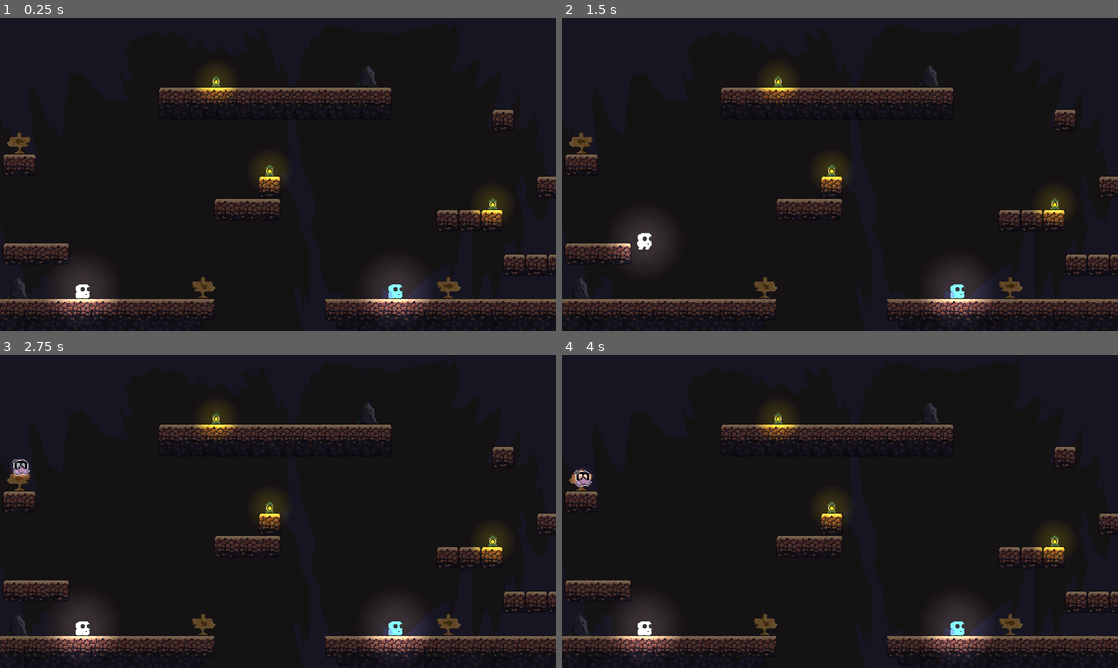
Above: before the commit, frames 1-4 (two rows, left to right).
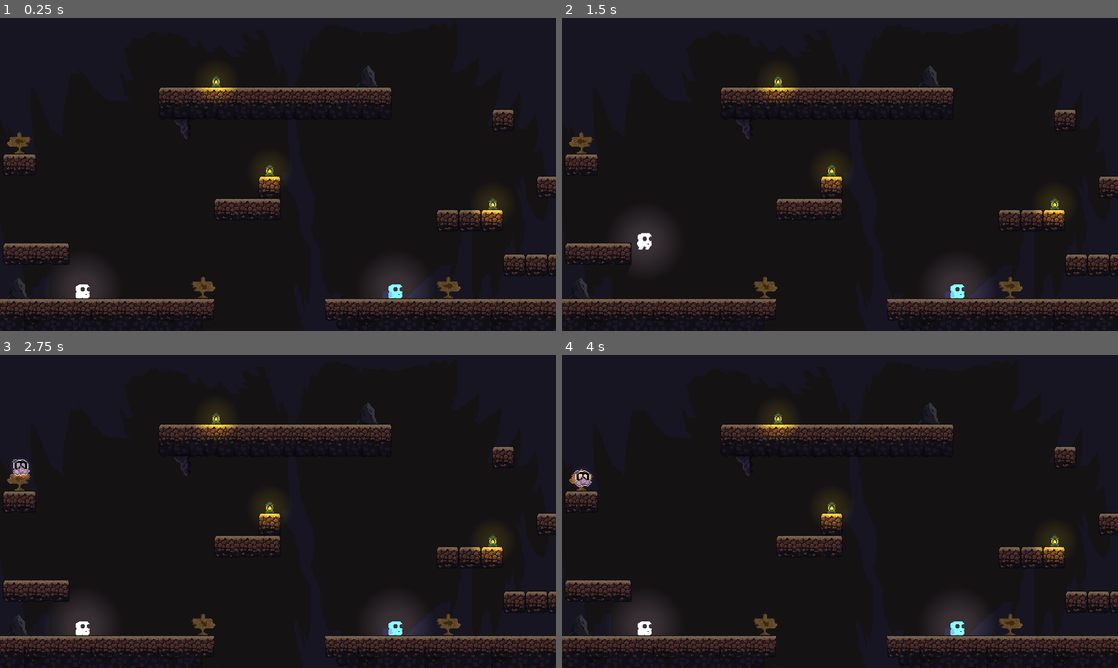
Above: after the commit, the same moments.

Repository: ViniTeider/BeneathTheMask
Game: Godot game, scene res://scenes/world.tscn
Two runs of this game, one before a commit and one after it. Both use one fixed random seed, a clock stepped at 60 frames per second and the inputs below.
Inputs:
- Up to frame 1 (0.25 s): no input
- Up to frame 2 (1.5 s): tap Enter at 0.5 s; tap Space at 1.25 s
- Up to frame 3 (2.75 s): no input
- Up to frame 4 (4 s): no input

The runs differ from the first frame. In frame 1, 1.1% of the frame differs, in the area x 1-91%, y 19-97%; in frame 2, 0.7%; in frame 3, 1.1%; in frame 4, 1.1%.

Commit message:
feat: shadows on the tilesets

Diff:
--- a/scenes/Lamp.tscn
+++ b/scenes/Lamp.tscn
@@ -17,6 +17,6 @@
 texture = ExtResource("1_gosxj")
 
 [node name="PointLight2D" type="PointLight2D" parent="." unique_id=1693503846]
-position = Vector2(9.536743e-07, -2.3841858e-07)
 color = Color(0.97405916, 0.9853517, 0, 1)
+energy = 0.79
 texture = SubResource("GradientTexture2D_63omg")
--- a/scenes/MainTileLayer.tscn
+++ b/scenes/MainTileLayer.tscn
@@ -3,144 +3,397 @@
 [ext_resource type="Texture2D" uid="uid://nrgumrhx6o04" path="res://TileSets/tileset.png" id="1_qdexo"]
 
 [sub_resource type="PhysicsMaterial" id="PhysicsMaterial_ket0p"]
+
+[sub_resource type="OccluderPolygon2D" id="OccluderPolygon2D_j817f"]
+polygon = PackedVector2Array(-8, -8, 8, -8, 8, 8, -8, 8)
+
+[sub_resource type="OccluderPolygon2D" id="OccluderPolygon2D_hmgvc"]
+polygon = PackedVector2Array(-8, -8, 8, -8, 8, 8, -8, 8)
+
+[sub_resource type="OccluderPolygon2D" id="OccluderPolygon2D_uqe15"]
+polygon = PackedVector2Array(-8, -8, 8, -8, 8, 8, -8, 8)
+
+[sub_resource type="OccluderPolygon2D" id="OccluderPolygon2D_52sq8"]
+polygon = PackedVector2Array(-8, -8, 8, -8, 8, 8, -8, 8)
+
+[sub_resource type="OccluderPolygon2D" id="OccluderPolygon2D_rhirn"]
+polygon = PackedVector2Array(-8, -8, 8, -8, 8, 8, -8, 8)
+
+[sub_resource type="OccluderPolygon2D" id="OccluderPolygon2D_bio84"]
+polygon = PackedVector2Array(-8, -8, 8, -8, 8, 8, -8, 8)
+
+[sub_resource type="OccluderPolygon2D" id="OccluderPolygon2D_svmda"]
+polygon = PackedVector2Array(-8, -8, 8, -8, 8, 8, -8, 8)
+
+[sub_resource type="OccluderPolygon2D" id="OccluderPolygon2D_cd04q"]
+polygon = PackedVector2Array(-8, -8, 8, -8, 8, 8, -8, 8)
+
+[sub_resource type="OccluderPolygon2D" id="OccluderPolygon2D_7qxb4"]
+polygon = PackedVector2Array(-8, -8, 8, -8, 8, 8, -8, 8)
+
+[sub_resource type="OccluderPolygon2D" id="OccluderPolygon2D_7p0da"]
+polygon = PackedVector2Array(-8, -8, 8, -8, 8, 8, -8, 8)
+
+[sub_resource type="OccluderPolygon2D" id="OccluderPolygon2D_f1qi0"]
+polygon = PackedVector2Array(-8, -8, 8, -8, 8, 8, -8, 8)
+
+[sub_resource type="OccluderPolygon2D" id="OccluderPolygon2D_spmtp"]
+polygon = PackedVector2Array(-8, -8, 8, -8, 8, 8, -8, 8)
+
+[sub_resource type="OccluderPolygon2D" id="OccluderPolygon2D_fi880"]
+polygon = PackedVector2Array(-8, -8, 8, -8, 8, 8, -8, 8)
+
+[sub_resource type="OccluderPolygon2D" id="OccluderPolygon2D_yti60"]
+polygon = PackedVector2Array(-8, -8, 8, -8, 8, 8, -8, 8)
+
+[sub_resource type="OccluderPolygon2D" id="OccluderPolygon2D_4sr8q"]
+polygon = PackedVector2Array(-8, -8, 8, -8, 8, 8, -8, 8)
+
+[sub_resource type="OccluderPolygon2D" id="OccluderPolygon2D_nysnu"]
+polygon = PackedVector2Array(-8, -8, 8, -8, 8, 8, -8, 8)
+
+[sub_resource type="OccluderPolygon2D" id="OccluderPolygon2D_samw0"]
+polygon = PackedVector2Array(-8, -8, 8, -8, 8, 8, -8, 8)
+
+[sub_resource type="OccluderPolygon2D" id="OccluderPolygon2D_0i80b"]
+polygon = PackedVector2Array(-8, -8, 8, -8, 8, 8, -8, 8)
+
+[sub_resource type="OccluderPolygon2D" id="OccluderPolygon2D_s3bu5"]
+polygon = PackedVector2Array(-8, -8, 8, -8, 8, 8, -8, 8)
+
+[sub_resource type="OccluderPolygon2D" id="OccluderPolygon2D_m3xn0"]
+polygon = PackedVector2Array(-8, -8, 8, -8, 8, 8, -8, 8)
+
+[sub_resource type="OccluderPolygon2D" id="OccluderPolygon2D_vlu4k"]
+polygon = PackedVector2Array(-8, -8, 8, -8, 8, 8, -8, 8)
+
+[sub_resource type="OccluderPolygon2D" id="OccluderPolygon2D_cxr32"]
+polygon = PackedVector2Array(-8, -8, 8, -8, 8, 8, -8, 8)
+
+[sub_resource type="OccluderPolygon2D" id="OccluderPolygon2D_xbyqd"]
+polygon = PackedVector2Array(-8, -8, 8, -8, 8, 8, -8, 8)
+
+[sub_resource type="OccluderPolygon2D" id="OccluderPolygon2D_j6nap"]
+polygon = PackedVector2Array(-8, -8, 8, -8, 8, 8, -8, 8)
+
+[sub_resource type="OccluderPolygon2D" id="OccluderPolygon2D_b5wri"]
+polygon = PackedVector2Array(-8, -8, 8, -8, 8, 8, -8, 8)
+
+[sub_resource type="OccluderPolygon2D" id="OccluderPolygon2D_lhfcp"]
+polygon = PackedVector2Array(-8, -8, 8, -8, 8, 8, -8, 8)
+
+[sub_resource type="OccluderPolygon2D" id="OccluderPolygon2D_hclho"]
+polygon = PackedVector2Array(-8, -8, 8, -8, 8, 8, -8, 8)
+
+[sub_resource type="OccluderPolygon2D" id="OccluderPolygon2D_drswt"]
+polygon = PackedVector2Array(-8, -8, 8, -8, 8, 8, -8, 8)
+
+[sub_resource type="OccluderPolygon2D" id="OccluderPolygon2D_eko7p"]
+polygon = PackedVector2Array(-8, -8, 8, -8, 8, 8, -8, 8)
+
+[sub_resource type="OccluderPolygon2D" id="OccluderPolygon2D_qes1a"]
+polygon = PackedVector2Array(-8, -8, 8, -8, 8, 8, -8, 8)
+
+[sub_resource type="OccluderPolygon2D" id="OccluderPolygon2D_nu0wl"]
+polygon = PackedVector2Array(-8, -8, 8, -8, 8, 8, -8, 8)
+
+[sub_resource type="OccluderPolygon2D" id="OccluderPolygon2D_pqa1d"]
+polygon = PackedVector2Array(-8, -8, 8, -8, 8, 8, -8, 8)
+
+[sub_resource type="OccluderPolygon2D" id="OccluderPolygon2D_7lf30"]
+polygon = PackedVector2Array(-8, -8, 8, -8, 8, 8, -8, 8)
+
+[sub_resource type="OccluderPolygon2D" id="OccluderPolygon2D_orp2w"]
+polygon = PackedVector2Array(-8, -8, 8, -8, 8, 8, -8, 8)
+
+[sub_resource type="OccluderPolygon2D" id="OccluderPolygon2D_x3dgc"]
+polygon = PackedVector2Array(-8, -8, 8, -8, 8, 8, -8, 8)
+
+[sub_resource type="OccluderPolygon2D" id="OccluderPolygon2D_ghq0q"]
+polygon = PackedVector2Array(-8, -8, 8, -8, 8, 8, -8, 8)
+
+[sub_resource type="OccluderPolygon2D" id="OccluderPolygon2D_2clrb"]
+polygon = PackedVector2Array(-8, -8, 8, -8, 8, 8, -8, 8)
+
+[sub_resource type="OccluderPolygon2D" id="OccluderPolygon2D_206rv"]
+polygon = PackedVector2Array(-8, -8, 8, -8, 8, 8, -8, 8)
+
+[sub_resource type="OccluderPolygon2D" id="OccluderPolygon2D_jtyjs"]
+polygon = PackedVector2Array(-8, -8, 8, -8, 8, 8, -8, 8)
+
+[sub_resource type="OccluderPolygon2D" id="OccluderPolygon2D_v2f4d"]
+polygon = PackedVector2Array(-8, -8, 8, -8, 8, 8, -8, 8)
+
+[sub_resource type="OccluderPolygon2D" id="OccluderPolygon2D_n0l5w"]
+polygon = PackedVector2Array(-8, -8, 8, -8, 8, 8, -8, 8)
+
+[sub_resource type="OccluderPolygon2D" id="OccluderPolygon2D_jsjas"]
+polygon = PackedVector2Array(-8, -8, 8, -8, 8, 8, -8, 8)
+
+[sub_resource type="OccluderPolygon2D" id="OccluderPolygon2D_5glch"]
+polygon = PackedVector2Array(-8, -8, 8, -8, 8, 8, -8, 8)
+
+[sub_resource type="OccluderPolygon2D" id="OccluderPolygon2D_bk5cr"]
+polygon = PackedVector2Array(-8, -8, 8, -8, 8, 8, -8, 8)
+
+[sub_resource type="OccluderPolygon2D" id="OccluderPolygon2D_87x3o"]
+polygon = PackedVector2Array(-8, -8, 8, -8, 8, 8, -8, 8)
+
+[sub_resource type="OccluderPolygon2D" id="OccluderPolygon2D_uppnx"]
+polygon = PackedVector2Array(-8, -8, 8, -8, 8, 8, -8, 8)
+
+[sub_resource type="OccluderPolygon2D" id="OccluderPolygon2D_w6jbj"]
+polygon = PackedVector2Array(-8, -8, 8, -8, 8, 8, -8, 8)
+
+[sub_resource type="OccluderPolygon2D" id="OccluderPolygon2D_0i8sr"]
+polygon = PackedVector2Array(-8, -8, 8, -8, 8, 8, -8, 8)
+
+[sub_resource type="OccluderPolygon2D" id="OccluderPolygon2D_qyf17"]
+polygon = PackedVector2Array(-8, -8, 8, -8, 8, 8, -8, 8)
+
+[sub_resource type="OccluderPolygon2D" id="OccluderPolygon2D_xjrgs"]
+polygon = PackedVector2Array(-8, -8, 8, -8, 8, 8, -8, 8)
+
+[sub_resource type="OccluderPolygon2D" id="OccluderPolygon2D_l2on0"]
+polygon = PackedVector2Array(-8, -8, 8, -8, 8, 8, -8, 8)
+
+[sub_resource type="OccluderPolygon2D" id="OccluderPolygon2D_1k0uj"]
+polygon = PackedVector2Array(-8, -8, 8, -8, 8, 8, -8, 8)
+
+[sub_resource type="OccluderPolygon2D" id="OccluderPolygon2D_hje6q"]
+polygon = PackedVector2Array(-8, -8, 8, -8, 8, 8, -8, 8)
+
+[sub_resource type="OccluderPolygon2D" id="OccluderPolygon2D_xkclv"]
+polygon = PackedVector2Array(-8, -8, 8, -8, 8, 8, -8, 8)
+
+[sub_resource type="OccluderPolygon2D" id="OccluderPolygon2D_ikg0a"]
+polygon = PackedVector2Array(-8, -8, 8, -8, 8, 8, -8, 8)
+
+[sub_resource type="OccluderPolygon2D" id="OccluderPolygon2D_stko0"]
+polygon = PackedVector2Array(-8, -8, 8, -8, 8, 8, -8, 8)
+
+[sub_resource type="OccluderPolygon2D" id="OccluderPolygon2D_8jcvm"]
+polygon = PackedVector2Array(-8, -8, 8, -8, 8, 8, -8, 8)
+
+[sub_resource type="OccluderPolygon2D" id="OccluderPolygon2D_e6tpe"]
+polygon = PackedVector2Array(-8, -8, 8, -8, 8, 8, -8, 8)
+
+[sub_resource type="OccluderPolygon2D" id="OccluderPolygon2D_kns3k"]
+polygon = PackedVector2Array(-8, -8, 8, -8, 8, 8, -8, 8)
+
+[sub_resource type="OccluderPolygon2D" id="OccluderPolygon2D_oije7"]
+polygon = PackedVector2Array(-8, -8, 8, -8, 8, 8, -8, 8)
+
+[sub_resource type="OccluderPolygon2D" id="OccluderPolygon2D_80rrg"]
+polygon = PackedVector2Array(-8, -8, 8, -8, 8, 8, -8, 8)
+
+[sub_resource type="OccluderPolygon2D" id="OccluderPolygon2D_lonsh"]
+polygon = PackedVector2Array(-8, -8, 8, -8, 8, 8, -8, 8)
+
+[sub_resource type="OccluderPolygon2D" id="OccluderPolygon2D_skar8"]
+polygon = PackedVector2Array(-8, -8, 8, -8, 8, 8, -8, 8)
+
+[sub_resource type="OccluderPolygon2D" id="OccluderPolygon2D_gmi4a"]
+polygon = PackedVector2Array(-8, -8, 8, -8, 8, 8, -8, 8)
 
 [sub_resource type="TileSetAtlasSource" id="TileSetAtlasSource_3gnxm"]
 texture = ExtResource("1_qdexo")
 0:0/0 = 0
+0:0/0/occlusion_layer_0/polygon_0/polygon = SubResource("OccluderPolygon2D_j817f")
 0:0/0/physics_layer_0/polygon_0/points = PackedVector2Array(-8, -8, 8, -8, 8, 8, -8, 8)
 1:0/0 = 0
+1:0/0/occlusion_layer_0/polygon_0/polygon = SubResource("OccluderPolygon2D_7qxb4")
 1:0/0/physics_layer_0/polygon_0/points = PackedVector2Array(-8, -8, 8, -8, 8, 8, -8, 8)
 2:0/0 = 0
+2:0/0/occlusion_layer_0/polygon_0/polygon = SubResource("OccluderPolygon2D_samw0")
 2:0/0/physics_layer_0/polygon_0/points = PackedVector2Array(-8, -8, 8, -8, 8, 8, -8, 8)
 3:0/0 = 0
+3:0/0/occlusion_layer_0/polygon_0/polygon = SubResource("OccluderPolygon2D_b5wri")
 3:0/0/physics_layer_0/polygon_0/points = PackedVector2Array(-8, -8, 8, -8, 8, 8, -8, 8)
 4:0/0 = 0
+4:0/0/occlusion_layer_0/polygon_0/polygon = SubResource("OccluderPolygon2D_7lf30")
 4:0/0/physics_layer_0/polygon_0/points = PackedVector2Array(-8, -8, 8, -8, 8, 8, -8, 8)
 5:0/0 = 0
+5:0/0/occlusion_layer_0/polygon_0/polygon = SubResource("OccluderPolygon2D_n0l5w")
 5:0/0/physics_layer_0/polygon_0/points = PackedVector2Array(-8, -8, 8, -8, 8, 8, -8, 8)
 8:0/0 = 0
+8:0/0/occlusion_layer_0/polygon_0/polygon = SubResource("OccluderPolygon2D_qyf17")
 8:0/0/physics_layer_0/polygon_0/points = PackedVector2Array(-8, -8, 8, -8, 8, 8, -8, 8)
 9:0/0 = 0
+9:0/0/occlusion_layer_0/polygon_0/polygon = SubResource("OccluderPolygon2D_8jcvm")
 9:0/0/physics_layer_0/polygon_0/points = PackedVector2Array(-8, -8, 8, -8, 8, 8, -8, 8)
 0:1/0 = 0
+0:1/0/occlusion_layer_0/polygon_0/polygon = SubResource("OccluderPolygon2D_hmgvc")
 0:1/0/physics_layer_0/polygon_0/points = PackedVector2Array(-8, -8, 8, -8, 8, 8, -8, 8)
 1:1/0 = 0
+1:1/0/occlusion_layer_0/polygon_0/polygon = SubResource("OccluderPolygon2D_7p0da")
 1:1/0/physics_layer_0/polygon_0/points = PackedVector2Array(-8, -8, 8, -8, 8, 8, -8, 8)
 2:1/0 = 0
+2:1/0/occlusion_layer_0/polygon_0/polygon = SubResource("OccluderPolygon2D_0i80b")
 2:1/0/physics_layer_0/polygon_0/points = PackedVector2Array(-8, -8, 8, -8, 8, 8, -8, 8)
 3:1/0 = 0
+3:1/0/occlusion_layer_0/polygon_0/polygon = SubResource("OccluderPolygon2D_lhfcp")
 3:1/0/physics_layer_0/polygon_0/points = PackedVector2Array(-8, -8, 8, -8, 8, 8, -8, 8)
 4:1/0 = 0
+4:1/0/occlusion_layer_0/polygon_0/polygon = SubResource("OccluderPolygon2D_orp2w")
 4:1/0/physics_layer_0/polygon_0/points = PackedVector2Array(-8, -8, 8, -8, 8, 8, -8, 8)
 5:1/0 = 0
+5:1/0/occlusion_layer_0/polygon_0/polygon = SubResource("OccluderPolygon2D_jsjas")
 5:1/0/physics_layer_0/polygon_0/points = PackedVector2Array(-8, -8, 8, -8, 8, 8, -8, 8)
 8:1/0 = 0
+8:1/0/occlusion_layer_0/polygon_0/polygon = SubResource("OccluderPolygon2D_xjrgs")
 8:1/0/physics_layer_0/polygon_0/points = PackedVector2Array(-8, -8, 8, -8, 8, 8, -8, 8)
 9:1/0 = 0
+9:1/0/occlusion_layer_0/polygon_0/polygon = SubResource("OccluderPolygon2D_e6tpe")
 9:1/0/physics_layer_0/polygon_0/points = PackedVector2Array(-8, -8, 8, -8, 8, 8, -8, 8)
 0:2/0 = 0
+0:2/0/occlusion_layer_0/polygon_0/polygon = SubResource("OccluderPolygon2D_uqe15")
 0:2/0/physics_layer_0/polygon_0/points = PackedVector2Array(-8, -8, 8, -8, 8, 8, -8, 8)
 1:2/0 = 0
+1:2/0/occlusion_layer_0/polygon_0/polygon = SubResource("OccluderPolygon2D_f1qi0")
 1:2/0/physics_layer_0/polygon_0/points = PackedVector2Array(-8, -8, 8, -8, 8, 8, -8, 8)
 2:2/0 = 0
+2:2/0/occlusion_layer_0/polygon_0/polygon = SubResource("OccluderPolygon2D_s3bu5")
 2:2/0/physics_layer_0/polygon_0/points = PackedVector2Array(-8, -8, 8, -8, 8, 8, -8, 8)
 3:2/0 = 0
+3:2/0/occlusion_layer_0/polygon_0/polygon = SubResource("OccluderPolygon2D_hclho")
 3:2/0/physics_layer_0/polygon_0/points = PackedVector2Array(-8, -8, 8, -8, 8, 8, -8, 8)
 4:2/0 = 0
+4:2/0/occlusion_layer_0/polygon_0/polygon = SubResource("OccluderPolygon2D_x3dgc")
 4:2/0/physics_layer_0/polygon_0/points = PackedVector2Array(-8, -8, 8, -8, 8, 8, -8, 8)
 5:2/0 = 0
+5:2/0/occlusion_layer_0/polygon_0/polygon = SubResource("OccluderPolygon2D_5glch")
 5:2/0/physics_layer_0/polygon_0/points = PackedVector2Array(-8, -8, 8, -8, 8, 8, -8, 8)
 8:2/0 = 0
+8:2/0/occlusion_layer_0/polygon_0/polygon = SubResource("OccluderPolygon2D_l2on0")
 8:2/0/physics_layer_0/polygon_0/points = PackedVector2Array(-8, -8, 8, -8, 8, 8, -8, 8)
 9:2/0 = 0
+9:2/0/occlusion_layer_0/polygon_0/polygon = SubResource("OccluderPolygon2D_kns3k")
 9:2/0/physics_layer_0/polygon_0/points = PackedVector2Array(-8, -8, 8, -8, 8, 8, -8, 8)
 0:3/0 = 0
+0:3/0/occlusion_layer_0/polygon_0/polygon = SubResource("OccluderPolygon2D_52sq8")
 0:3/0/physics_layer_0/polygon_0/points = PackedVector2Array(-8, -8, 8, -8, 8, 8, -8, 8)
 1:3/0 = 0
+1:3/0/occlusion_layer_0/polygon_0/polygon = SubResource("OccluderPolygon2D_spmtp")
 1:3/0/physics_layer_0/polygon_0/points = PackedVector2Array(-8, -8, 8, -8, 8, 8, -8, 8)
 2:3/0 = 0
+2:3/0/occlusion_layer_0/polygon_0/polygon = SubResource("OccluderPolygon2D_m3xn0")
 2:3/0/physics_layer_0/polygon_0/points = PackedVector2Array(-8, -8, 8, -8, 8, 8, -8, 8)
 3:3/0 = 0
+3:3/0/occlusion_layer_0/polygon_0/polygon = SubResource("OccluderPolygon2D_drswt")
 3:3/0/physics_layer_0/polygon_0/points = PackedVector2Array(-8, -8, 8, -8, 8, 8, -8, 8)
 4:3/0 = 0
+4:3/0/occlusion_layer_0/polygon_0/polygon = SubResource("OccluderPolygon2D_ghq0q")
 4:3/0/physics_layer_0/polygon_0/points = PackedVector2Array(-8, -8, 8, -8, 8, 8, -8, 8)
 5:3/0 = 0
+5:3/0/occlusion_layer_0/polygon_0/polygon = SubResource("OccluderPolygon2D_bk5cr")
 5:3/0/physics_layer_0/polygon_0/points = PackedVector2Array(-8, -8, 8, -8, 8, 8, -8, 8)
 8:3/0 = 0
+8:3/0/occlusion_layer_0/polygon_0/polygon = SubResource("OccluderPolygon2D_1k0uj")
 8:3/0/physics_layer_0/polygon_0/points = PackedVector2Array(-8, -8, 8, -8, 8, 8, -8, 8)
 9:3/0 = 0
+9:3/0/occlusion_layer_0/polygon_0/polygon = SubResource("OccluderPolygon2D_oije7")
 9:3/0/physics_layer_0/polygon_0/points = PackedVector2Array(-8, -8, 8, -8, 8, 8, -8, 8)
 0:4/0 = 0
+0:4/0/occlusion_layer_0/polygon_0/polygon = SubResource("OccluderPolygon2D_rhirn")
 0:4/0/physics_layer_0/polygon_0/points = PackedVector2Array(-8, -8, 8, -8, 8, 8, -8, 8)
 1:4/0 = 0
+1:4/0/occlusion_layer_0/polygon_0/polygon = SubResource("OccluderPolygon2D_fi880")
 1:4/0/physics_layer_0/polygon_0/points = PackedVector2Array(-8, -8, 8, -8, 8, 8, -8, 8)
 2:4/0 = 0
+2:4/0/occlusion_layer_0/polygon_0/polygon = SubResource("OccluderPolygon2D_vlu4k")
 2:4/0/physics_layer_0/polygon_0/points = PackedVector2Array(-8, -8, 8, -8, 8, 8, -8, 8)
 3:4/0 = 0
+3:4/0/occlusion_layer_0/polygon_0/polygon = SubResource("OccluderPolygon2D_eko7p")
 3:4/0/physics_layer_0/polygon_0/points = PackedVector2Array(-8, -8, 8, -8, 8, 8, -8, 8)
 4:4/0 = 0
+4:4/0/occlusion_layer_0/polygon_0/polygon = SubResource("OccluderPolygon2D_2clrb")
 4:4/0/physics_layer_0/polygon_0/points = PackedVector2Array(-8, -8, 8, -8, 8, 8, -8, 8)
 5:4/0 = 0
+5:4/0/occlusion_layer_0/polygon_0/polygon = SubResource("OccluderPolygon2D_87x3o")
 5:4/0/physics_layer_0/polygon_0/points = PackedVector2Array(-8, -8, 8, -8, 8, 8, -8, 8)
 8:4/0 = 0
+8:4/0/occlusion_layer_0/polygon_0/polygon = SubResource("OccluderPolygon2D_hje6q")
 8:4/0/physics_layer_0/polygon_0/points = PackedVector2Array(-8, -8, 8, -8, 8, 8, -8, 8)
 9:4/0 = 0
+9:4/0/occlusion_layer_0/polygon_0/polygon = SubResource("OccluderPolygon2D_80rrg")
 9:4/0/physics_layer_0/polygon_0/points = PackedVector2Array(-8, -8, 8, -8, 8, 8, -8, 8)
 0:5/0 = 0
+0:5/0/occlusion_layer_0/polygon_0/polygon = SubResource("OccluderPolygon2D_bio84")
 0:5/0/physics_layer_0/polygon_0/points = PackedVector2Array(-8, -8, 8, -8, 8, 8, -8, 8)
 1:5/0 = 0
+1:5/0/occlusion_layer_0/polygon_0/polygon = SubResource("OccluderPolygon2D_yti60")
 1:5/0/physics_layer_0/polygon_0/points = PackedVector2Array(-8, -8, 8, -8, 8, 8, -8, 8)
 2:5/0 = 0
+2:5/0/occlusion_layer_0/polygon_0/polygon = SubResource("OccluderPolygon2D_cxr32")
 2:5/0/physics_layer_0/polygon_0/points = PackedVector2Array(-8, -8, 8, -8, 8, 8, -8, 8)
 3:5/0 = 0
+3:5/0/occlusion_layer_0/polygon_0/polygon = SubResource("OccluderPolygon2D_qes1a")
 3:5/0/physics_layer_0/polygon_0/points = PackedVector2Array(-8, -8, 8, -8, 8, 8, -8, 8)
 4:5/0 = 0
+4:5/0/occlusion_layer_0/polygon_0/polygon = SubResource("OccluderPolygon2D_206rv")
 4:5/0/physics_layer_0/polygon_0/points = PackedVector2Array(-8, -8, 8, -8, 8, 8, -8, 8)
 5:5/0 = 0
+5:5/0/occlusion_layer_0/polygon_0/polygon = SubResource("OccluderPolygon2D_uppnx")
 5:5/0/physics_layer_0/polygon_0/points = PackedVector2Array(-8, -8, 8, -8, 8, 8, -8, 8)
 8:5/0 = 0
+8:5/0/occlusion_layer_0/polygon_0/polygon = SubResource("OccluderPolygon2D_xkclv")
 8:5/0/physics_layer_0/polygon_0/points = PackedVector2Array(-8, -8, 8, -8, 8, 8, -8, 8)
 9:5/0 = 0
+9:5/0/occlusion_layer_0/polygon_0/polygon = SubResource("OccluderPolygon2D_lonsh")
 9:5/0/physics_layer_0/polygon_0/points = PackedVector2Array(-8, -8, 8, -8, 8, 8, -8, 8)
 0:7/0 = 0
+0:7/0/occlusion_layer_0/polygon_0/polygon = SubResource("OccluderPolygon2D_svmda")
 0:7/0/physics_layer_0/polygon_0/points = PackedVector2Array(-8, -8, 8, -8, 8, 8, -8, 8)
 1:7/0 = 0
+1:7/0/occlusion_layer_0/polygon_0/polygon = SubResource("OccluderPolygon2D_4sr8q")
 1:7/0/physics_layer_0/polygon_0/points = PackedVector2Array(-8, -8, 8, -8, 8, 8, -8, 8)
 2:7/0 = 0
+2:7/0/occlusion_layer_0/polygon_0/polygon = SubResource("OccluderPolygon2D_xbyqd")
 2:7/0/physics_layer_0/polygon_0/points = PackedVector2Array(-8, -8, 8, -8, 8, 8, -8, 8)
 3:7/0 = 0
+3:7/0/occlusion_layer_0/polygon_0/polygon = SubResource("OccluderPolygon2D_nu0wl")
 3:7/0/physics_layer_0/polygon_0/points = PackedVector2Array(-8, -8, 8, -8, 8, 8, -8, 8)
 4:7/0 = 0
+4:7/0/occlusion_layer_0/polygon_0/polygon = SubResource("OccluderPolygon2D_jtyjs")
 4:7/0/physics_layer_0/polygon_0/points = PackedVector2Array(-8, -8, 8, -8, 8, 8, -8, 8)
 5:7/0 = 0
+5:7/0/occlusion_layer_0/polygon_0/polygon = SubResource("OccluderPolygon2D_w6jbj")
 5:7/0/physics_layer_0/polygon_0/points = PackedVector2Array(-8, -8, 8, -8, 8, 8, -8, 8)
 8:7/0 = 0
-8:7/0/terrain = 0
+8:7/0/occlusion_layer_0/polygon_0/polygon = SubResource("OccluderPolygon2D_ikg0a")
 8:7/0/physics_layer_0/polygon_0/points = PackedVector2Array(-8, -8, 8, -8, 8, 8, -8, 8)
 9:7/0 = 0
-9:7/0/terrain = 0
+9:7/0/occlusion_layer_0/polygon_0/polygon = SubResource("OccluderPolygon2D_skar8")
 9:7/0/physics_layer_0/polygon_0/points = PackedVector2Array(-8, -8, 8, -8, 8, 8, -8, 8)
 0:8/0 = 0
+0:8/0/occlusion_layer_0/polygon_0/polygon = SubResource("OccluderPolygon2D_cd04q")
 0:8/0/physics_layer_0/polygon_0/points = PackedVector2Array(-8, -8, 8, -8, 8, 8, -8, 8)
 1:8/0 = 0
+1:8/0/occlusion_layer_0/polygon_0/polygon = SubResource("OccluderPolygon2D_nysnu")
 1:8/0/physics_layer_0/polygon_0/points = PackedVector2Array(-8, -8, 8, -8, 8, 8, -8, 8)
 2:8/0 = 0
+2:8/0/occlusion_layer_0/polygon_0/polygon = SubResource("OccluderPolygon2D_j6nap")
 2:8/0/physics_layer_0/polygon_0/points = PackedVector2Array(-8, -8, 8, -8, 8, 8, -8, 8)
 3:8/0 = 0
+3:8/0/occlusion_layer_0/polygon_0/polygon = SubResource("OccluderPolygon2D_pqa1d")
 3:8/0/physics_layer_0/polygon_0/points = PackedVector2Array(-8, -8, 8, -8, 8, 8, -8, 8)
 4:8/0 = 0
+4:8/0/occlusion_layer_0/polygon_0/polygon = SubResource("OccluderPolygon2D_v2f4d")
 4:8/0/physics_layer_0/polygon_0/points = PackedVector2Array(-8, -8, 8, -8, 8, 8, -8, 8)
 5:8/0 = 0
+5:8/0/occlusion_layer_0/polygon_0/polygon = SubResource("OccluderPolygon2D_0i8sr")
 5:8/0/physics_layer_0/polygon_0/points = PackedVector2Array(-8, -8, 8, -8, 8, 8, -8, 8)
 8:8/0 = 0
-8:8/0/terrain = 0
+8:8/0/occlusion_layer_0/polygon_0/polygon = SubResource("OccluderPolygon2D_stko0")
 8:8/0/physics_layer_0/polygon_0/points = PackedVector2Array(-8, -8, 8, -8, 8, 8, -8, 8)
 9:8/0 = 0
-9:8/0/terrain = 0
+9:8/0/occlusion_layer_0/polygon_0/polygon = SubResource("OccluderPolygon2D_gmi4a")
 9:8/0/physics_layer_0/polygon_0/points = PackedVector2Array(-8, -8, 8, -8, 8, 8, -8, 8)
 7:6/0 = 0
 
 [sub_resource type="TileSet" id="TileSet_mse7h"]
+occlusion_layer_0/light_mask = 1
 physics_layer_0/collision_layer = 2
 physics_layer_0/physics_material = SubResource("PhysicsMaterial_ket0p")
 sources/0 = SubResource("TileSetAtlasSource_3gnxm")
--- a/scenes/Rock.tscn
+++ b/scenes/Rock.tscn
@@ -3,4 +3,5 @@
 [ext_resource type="Texture2D" uid="uid://6idl23n8lfqr" path="res://Sprites/miscellaneous/rock.png" id="1_bpoff"]
 
 [node name="Rock" type="Sprite2D" unique_id=1176588543]
+z_index = -6
 texture = ExtResource("1_bpoff")
--- /dev/null
+++ b/scenes/Stalagmite.tscn
@@ -0,0 +1,6 @@
+[gd_scene format=3 uid="uid://vy1s8nq6emkk"]
+
+[ext_resource type="Texture2D" uid="uid://c6dxw4s2b2umf" path="res://Sprites/miscellaneous/stalagmite.png" id="1_tsexq"]
+
+[node name="Stalagmite" type="Sprite2D" unique_id=1421476418]
+texture = ExtResource("1_tsexq")
--- a/scenes/player.tscn
+++ b/scenes/player.tscn
@@ -74,6 +74,7 @@
 
 [node name="PointLight2D" type="PointLight2D" parent="." unique_id=1938263903]
 position = Vector2(9.536743e-07, -2.3841858e-07)
+shadow_enabled = true
 texture = SubResource("GradientTexture2D_g2els")
 
 [connection signal="timeout" from="DashTimer" to="." method="_on_dash_timer_timeout"]
--- a/scenes/world.tscn
+++ b/scenes/world.tscn
@@ -11,6 +11,7 @@
 [ext_resource type="PackedScene" uid="uid://lbq2te1vjt3g" path="res://scenes/DownSign.tscn" id="9_7r4gi"]
 [ext_resource type="AudioStream" uid="uid://okr0v25hlxpf" path="res://Sounds/Goofy_Mellow_Menu.mp3" id="10_w7kh3"]
 [ext_resource type="PackedScene" uid="uid://bb7xp80al3td4" path="res://scenes/Rock.tscn" id="11_e3hyu"]
+[ext_resource type="PackedScene" uid="uid://vy1s8nq6emkk" path="res://scenes/Stalagmite.tscn" id="12_q5onr"]
 
 [node name="World" type="Node2D" unique_id=1970420695]
 position = Vector2(3, -1)
@@ -68,7 +69,7 @@
 flip_h = true
 
 [node name="Lamp3" parent="." unique_id=1008310852 instance=ExtResource("6_qfnet")]
-position = Vector2(568, 220.99998)
+position = Vector2(568, 221.00002)
 
 [node name="DownSign" parent="." unique_id=347164918 instance=ExtResource("9_7r4gi")]
 position = Vector2(549, 515)
@@ -86,3 +87,7 @@
 
 [node name="Rock" parent="." unique_id=700812097 instance=ExtResource("11_e3hyu")]
 position = Vector2(282, 517)
+
+[node name="Stalagmite2" parent="." unique_id=1421476418 instance=ExtResource("12_q5onr")]
+position = Vector2(520, 291)
+scale = Vector2(1.3895185, 1.3895184)
Binary file added: Sprites/miscellaneous/stalagmite.png
Not shown, added: Sprites/miscellaneous/stalagmite.png.import
